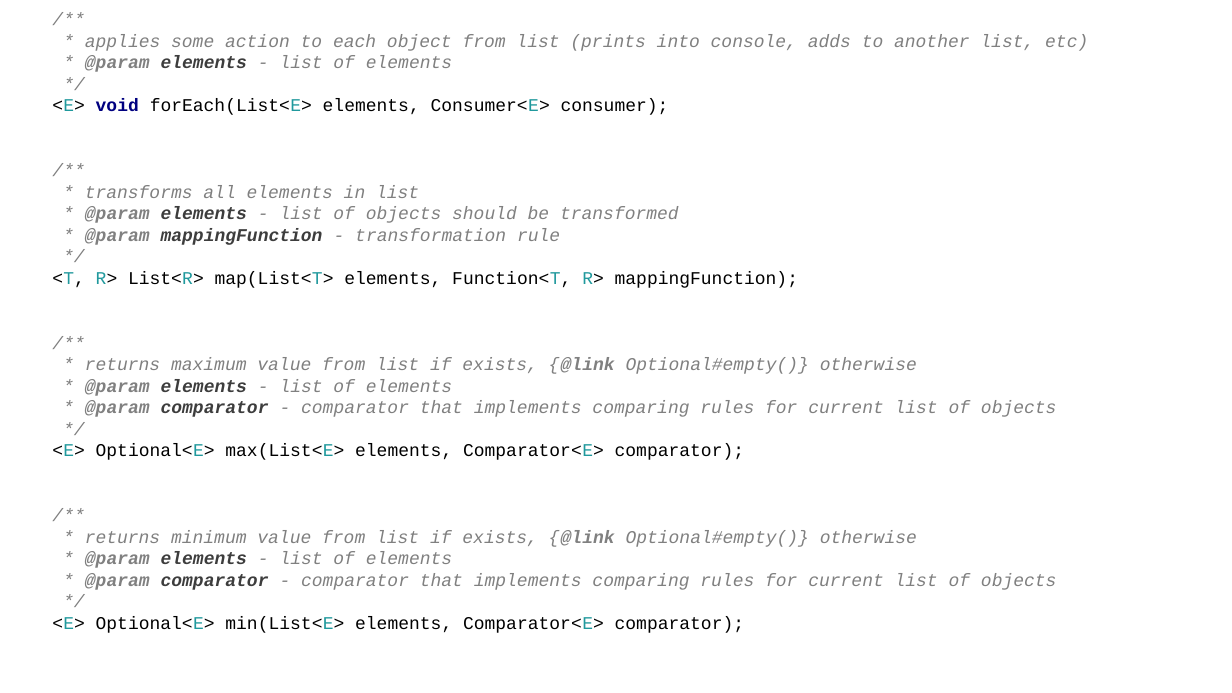
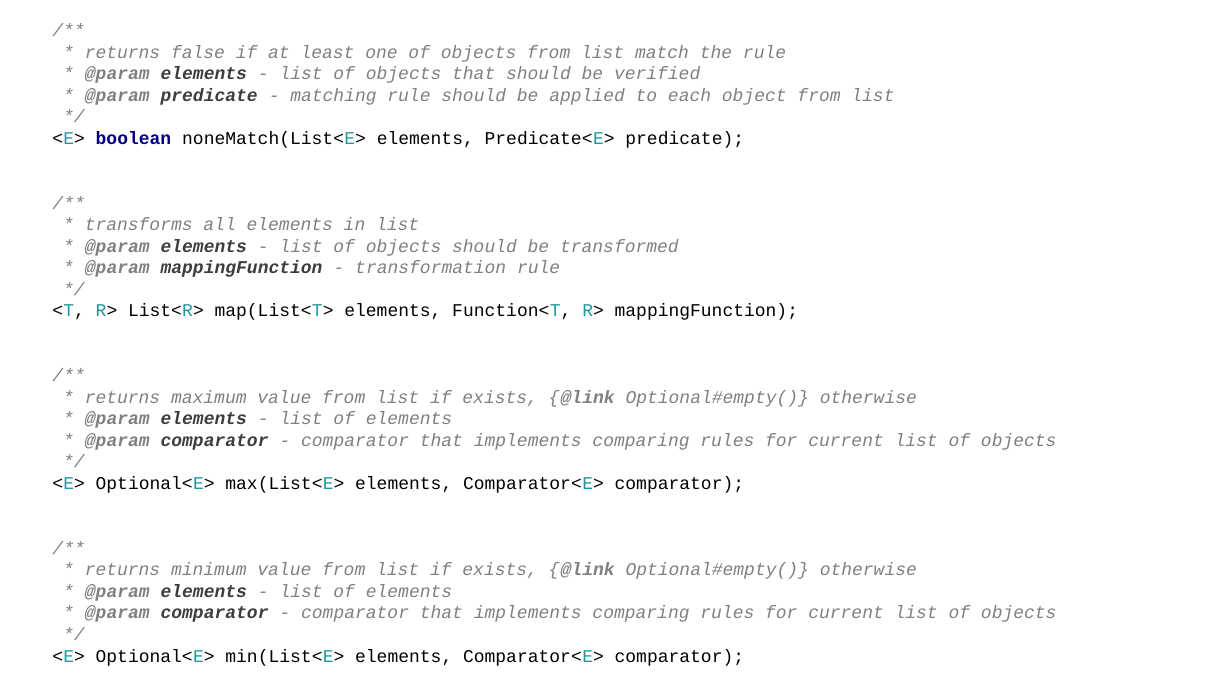
Before and after one commit to brahinets/GeekHub-J4W-8, a slide deck: slide 35 of Lectures/Lesson 08 - Functional Programming.pptx. Drawn at 1232x693 pixels with LibreOffice and Linux fonts; fonts in the diff are those of the drawing. Boxes give left, top, right and bottom in pixels: in the first picture for what was removed or moved away, otherwise in the second. Text is boxed around its words. In the diff, an @@ line names an element or a change of style, - is before the commit and + after.

Commit message:
L08 Add description for noneMatch method

```diff
--- a/Lectures/Lesson 08 - Functional Programming.pptx
+++ b/Lectures/Lesson 08 - Functional Programming.pptx
@@ text at <box>52,45,894,148</box>: text changed @@
-/**
-* applies some action to each object from list (prints into console, adds to another list, etc)
-* @param elements - list of elements
-*/
-<E> void forEach(List<E> elements, Consumer<E> consumer);
+/**
+* returns false if at least one of objects from list match the rule
+* @param elements - list of objects that should be verified
+* @param predicate - matching rule should be applied to each object from list
+*/
+<E> boolean noneMatch(List<E> elements, Predicate<E> predicate);
```
